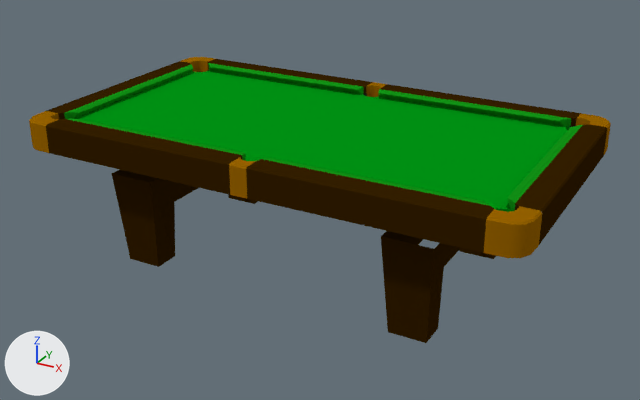
The Blender file dist/models/snooker.blend: old version first, new version second.
Both versions are drawn from a camera (50 mm lens) standing at (39.7, -71.9, 27.6) and looking at (0.3, -0.3, -8.1). Lighting does not change. The marker at lower left points along +X, +Y and +Z. The picture after the commit comes second.

The first picture shows 'CornerMetal', 'Cube', 'EndCushion', 'EndRail', 'FullCloth', 'Legs', 'SideCushion', 'SideRail'.
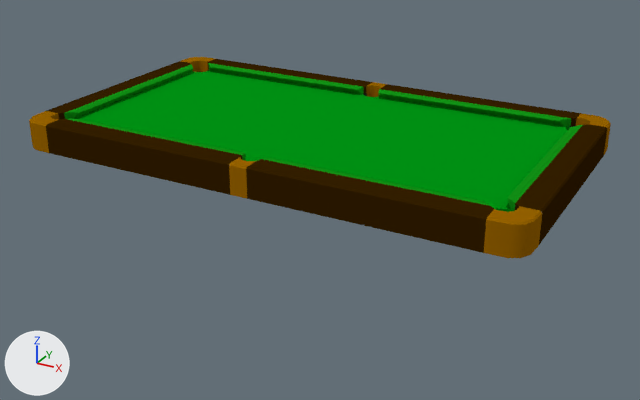
Edits to the scene script, one JSON object a line:
```json
{"op": "remove", "block": "ob_legs", "code": ["ob_legs = bpy.data.objects.new('Legs', me_cube_006)", "ob_legs.location = (14.48, -0.13, -9.47)", "ob_legs.scale = (2.39, 11.1, 4.69)", "_m = ob_legs.modifiers.new('Mirror', 'MIRROR')", "_m.mirror_object = ob_ballextentsformirror", "_m = ob_legs.modifiers.new('Decimate', 'DECIMATE')", "_m.decimate_type = 'DISSOLVE'", "_m.angle_limit = 0.351"]}
```

Changed parts and their boxes [x1, y1, x2, y2] in the pictures (640 x 400 px):
```json
{"object": "Legs", "change": "deleted", "before": [111, 170, 496, 343]}
```
